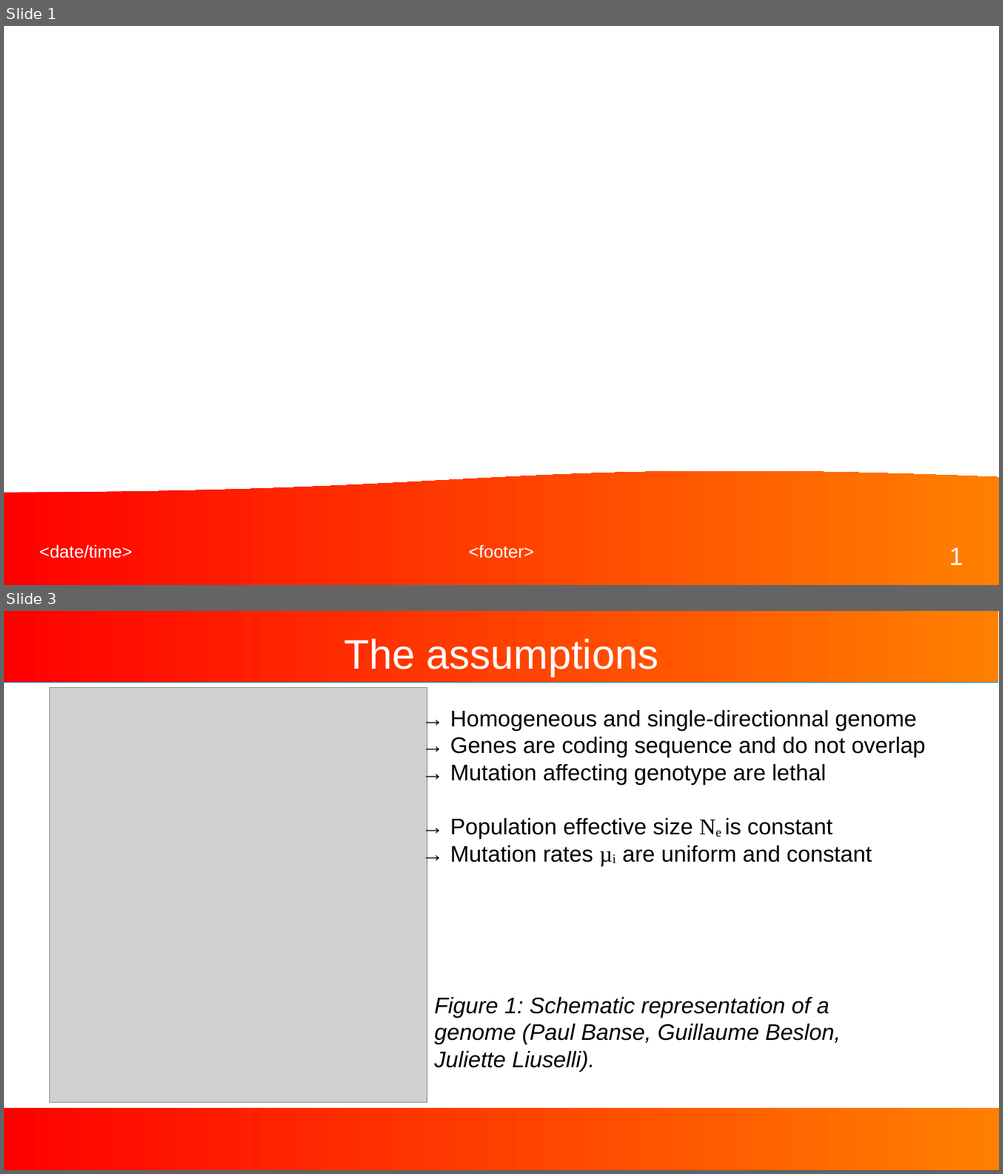
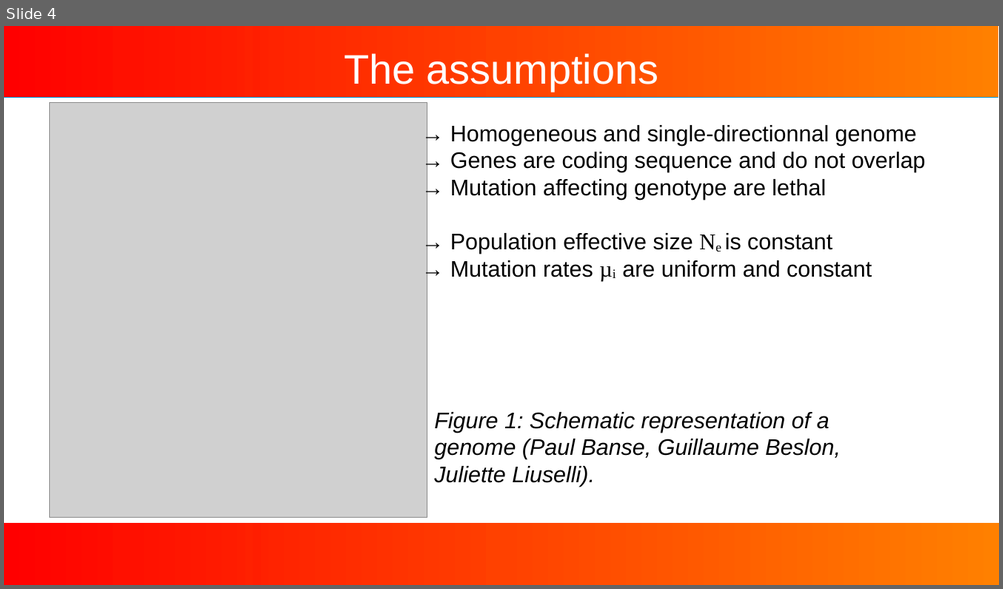
Before and after one commit to Jojobarbarr/AL_predict, a slide deck: talk.odp. Shown one above the other, each under a label of ours: slides 1 and 3 before the commit, slide 4 after it; the slides between them are not shown. The pictures are 1003x1174 and 1003x589 pixels, drawn with LibreOffice and Linux fonts; fonts in the diff are those of the drawing; grey boxes stand for pictures; background and template pictures are left out. Boxes give left, top, right and bottom in pixels: in the first picture for what was removed or moved away, otherwise in the second. Text is boxed around its words. In the diff, an @@ line names an element or a change of style, - is before the commit and + after.

```diff
--- a/talk.odp
+++ b/talk.odp
@@ slide 1 removed at box(4, 26, 999, 585), background #FFFFFF @@
@@ flow chart document removed at box(4, 470, 999, 585) @@
@@ text removed at box(40, 545, 132, 559) @@
-<date/time>
@@ text removed at box(469, 545, 534, 559) @@
-<footer>
@@ page number removed at box(949, 548, 963, 565) @@
-1
@@ what was slide 3 is now slide 4 @@
```
Also in this commit, not shown: 7 slides changed, 11 slides added, 1 other slide removed, 8 other files.
